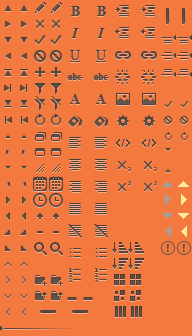
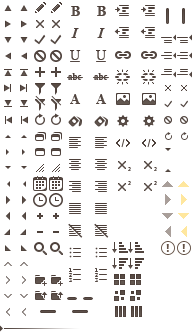
Comparing the layer stacks of the two 192×336 images. Changes:
added layer "small-x" in group "upload" over [165, 85, 171, 91]
added layer "small-x-hover" in group "upload" over [181, 85, 187, 91]
hid "Layer 1" over [0, 0, 192, 336]
